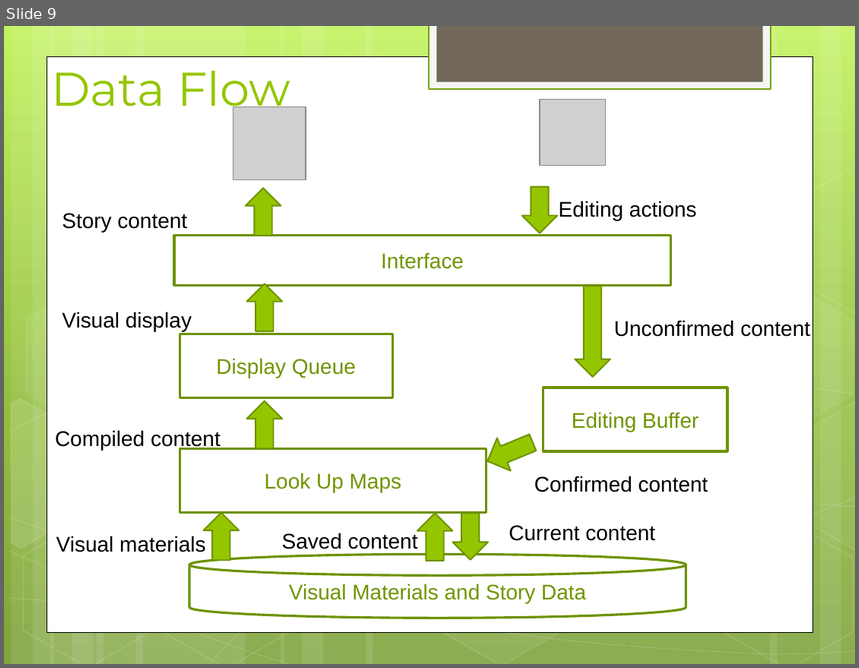
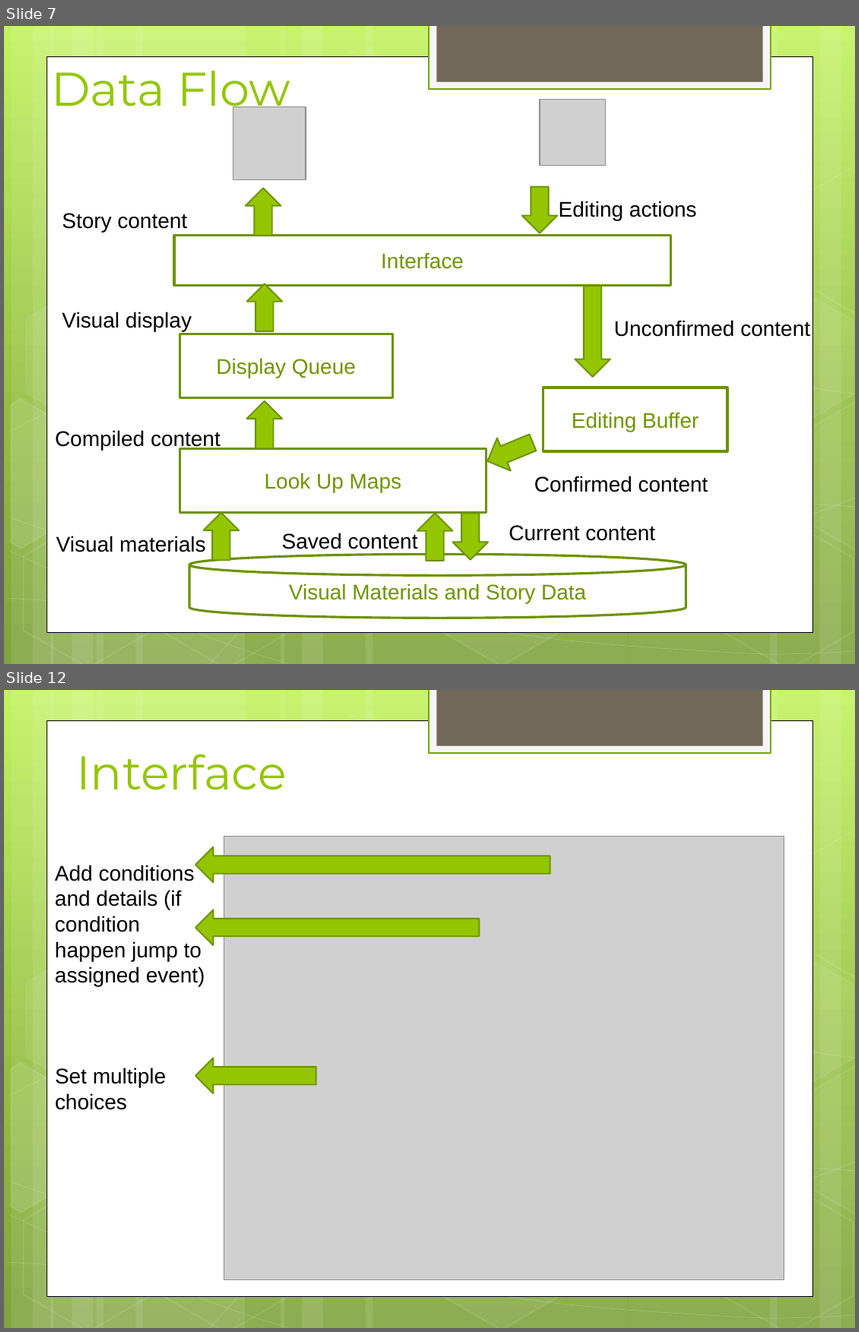
Before and after one commit to RimiChen/2016_V_SET, a slide deck: V-SET_v2_Final_Project.pptx. Shown one above the other, each under a label of ours: slide 9 before the commit, slides 7 and 12 after it; the slides between them are not shown. The pictures are 859x668 and 859x1332 pixels, drawn with LibreOffice and Linux fonts; fonts in the diff are those of the drawing; grey boxes stand for pictures. Boxes give left, top, right and bottom in pixels: in the first picture for what was removed or moved away, otherwise in the second. Text is boxed around its words. In the diff, an @@ line names an element or a change of style, - is before the commit and + after.

```diff
--- a/V-SET_v2_Final_Project.pptx
+++ b/V-SET_v2_Final_Project.pptx
@@ slide 12 added at (x1=4, y1=690, x2=855, y2=1328), background gradient #C3F35F to #93BF3F to #81A53E; not listed: 31 template elements that a slide beside it also shows @@
@@ title added at (x1=76, y1=754, x2=286, y2=790), 40 pt, text #94C600 @@
+Interface
@@ left arrow added at (x1=196, y1=847, x2=550, y2=883), fill #94C600, outline #6D9200 1.25 pt @@
@@ picture added at (x1=224, y1=837, x2=784, y2=1281) @@
@@ text added at (x1=55, y1=865, x2=205, y2=986), 18 pt, text #000000 @@
+Add conditions
+and details (if condition happen jump to assigned event)
@@ left arrow added at (x1=196, y1=910, x2=479, y2=945), fill #94C600, outline #6D9200 1.25 pt @@
@@ text added at (x1=55, y1=1068, x2=166, y2=1110), 18 pt, text #000000 @@
+Set multiple choices
@@ left arrow added at (x1=196, y1=1059, x2=316, y2=1094), fill #94C600, outline #6D9200 1.25 pt @@
@@ what was slide 9 is now slide 7 @@
```
Also in this commit, not shown: 5 slides changed, 6 other slides added, 3 slides removed, 45 other files.
